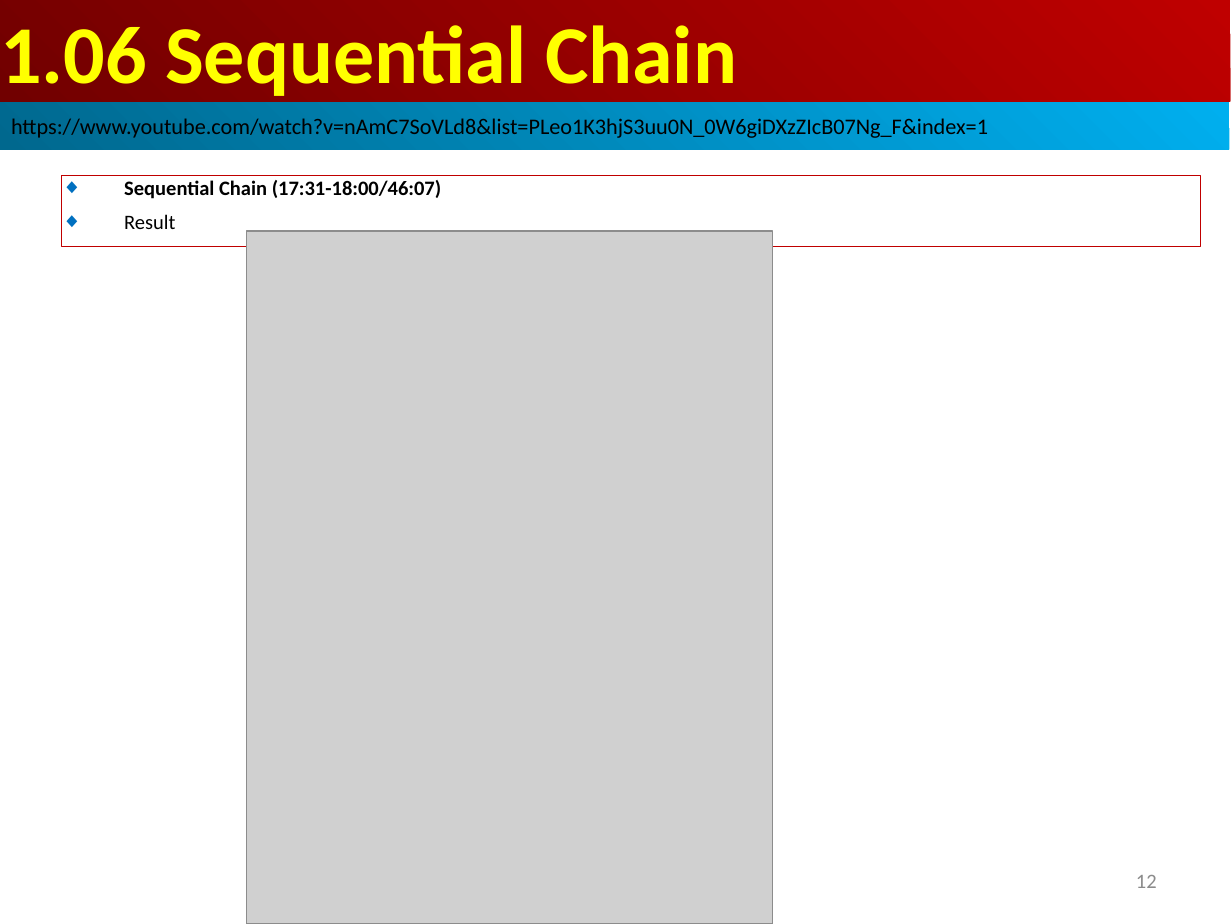
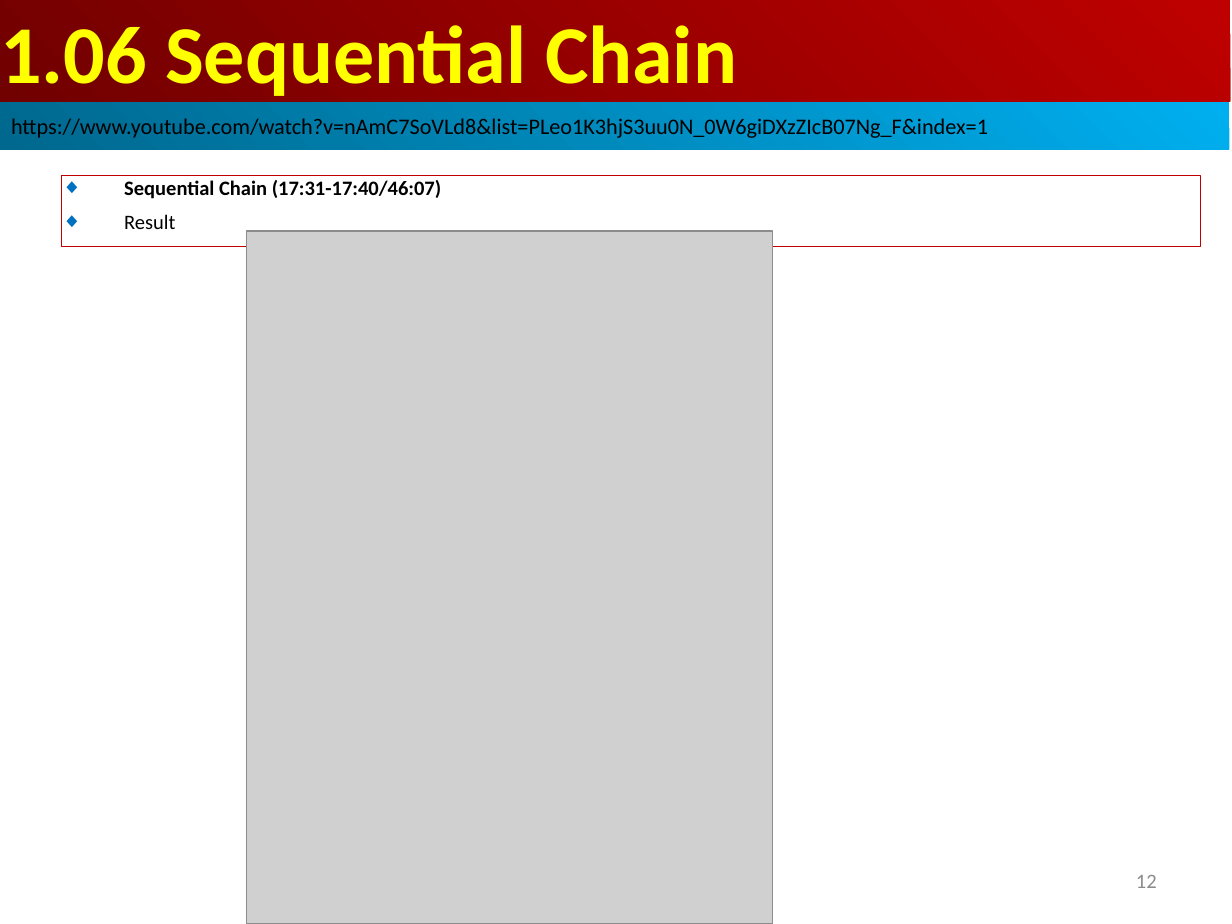
Before and after one commit to peterhchen/AIU_CS515_LLM, a slide deck: slide 12 of 810_LangChain_CB/001.05_06_SeqChain/001_Video/001.05_SimpleSeqChain.ppt. Drawn at 1232x924 pixels with LibreOffice and Linux fonts; fonts in the diff are those of the drawing; grey boxes stand for pictures. Boxes give left, top, right and bottom in pixels: in the first picture for what was removed or moved away, otherwise in the second. Text is boxed around its words. In the diff, an @@ line names an element or a change of style, - is before the commit and + after.

```diff
--- a/810_LangChain_CB/001.05_06_SeqChain/001_Video/001.05_SimpleSeqChain.ppt
+++ b/810_LangChain_CB/001.05_06_SeqChain/001_Video/001.05_SimpleSeqChain.ppt
@@ text in rectangle at box(124, 180, 441, 199): text changed @@
-◆ Sequential Chain (17:31-18:00/46:07)
+◆ Sequential Chain (17:31-17:40/46:07)
```
Also in this commit, not shown: 1 other slide changed.
